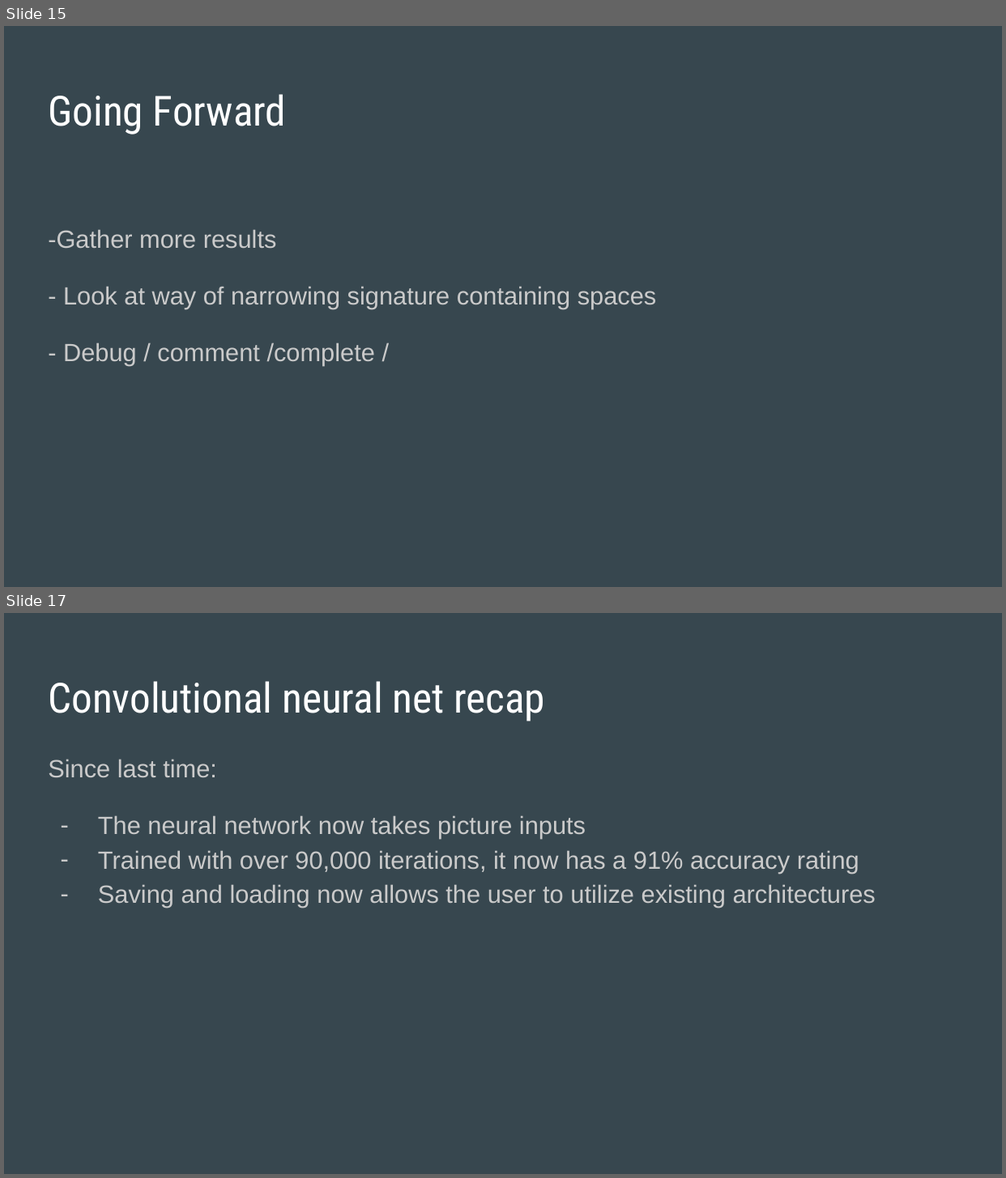
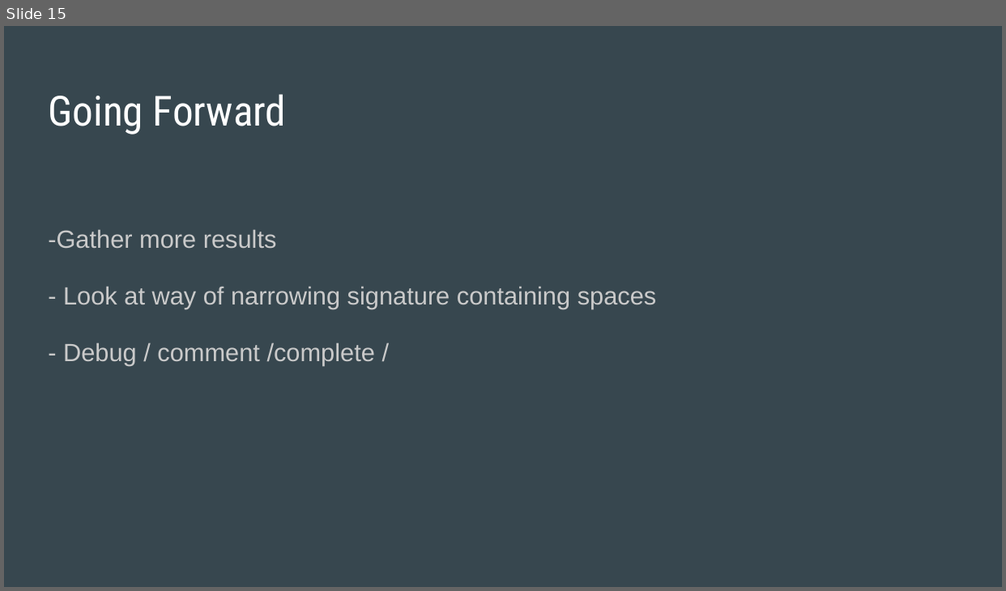
Before and after one commit to InhyukLee/CS461, a slide deck: Documentation/Group_Documentation/Spring_Progress_Report/video/CDK Data Stream AI Spring Progress Report.pptx. Shown one above the other, each under a label of ours: slides 15 and 17 before the commit, slide 15 after it; the slides between them are not shown. The pictures are 1006x1178 and 1006x591 pixels, drawn with LibreOffice and Linux fonts; fonts in the diff are those of the drawing. Boxes give left, top, right and bottom in pixels: in the first picture for what was removed or moved away, otherwise in the second. Text is boxed around its words. In the diff, an @@ line names an element or a change of style, - is before the commit and + after.

```diff
--- a/Documentation/Group_Documentation/Spring_Progress_Report/video/CDK Data Stream AI Spring Progress Report.pptx
+++ b/Documentation/Group_Documentation/Spring_Progress_Report/video/CDK Data Stream AI Spring Progress Report.pptx
@@ slide 17 removed at (4,613,1002,1174), background #37474F @@
@@ title removed at (48,681,545,722) @@
-Convolutional neural net recap
@@ text removed at (48,759,876,908) @@
-Since last time:
-– The neural network now takes picture inputs
-– Trained with over 90,000 iterations, it now has a 91% accuracy rating
-– Saving and loading now allows the user to utilize existing architectures
```
Also in this commit, not shown: 1 other slide removed.
